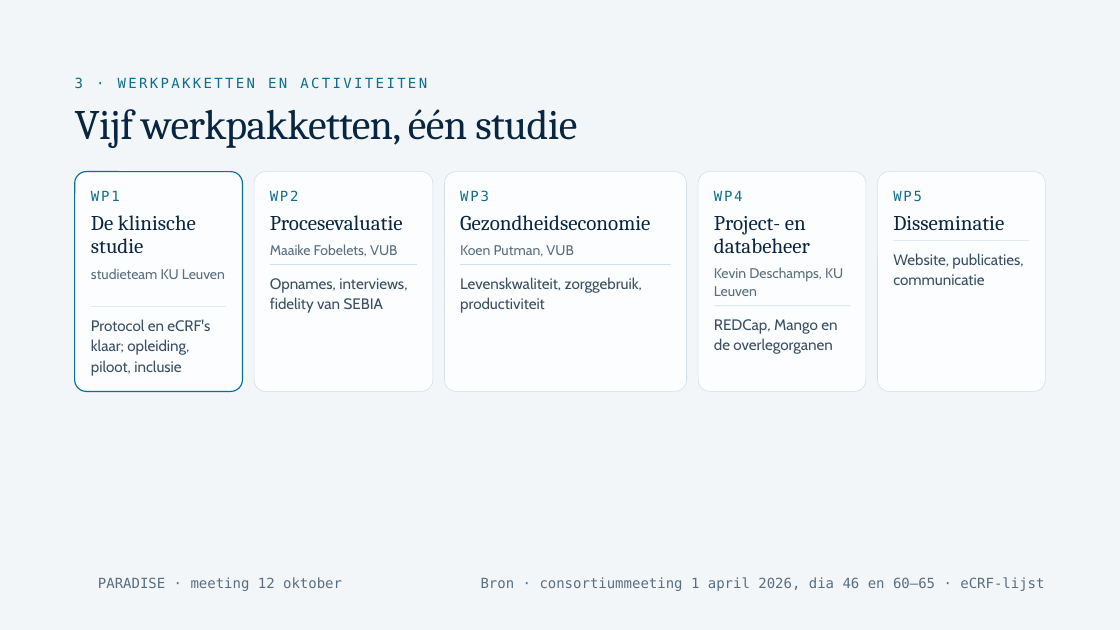
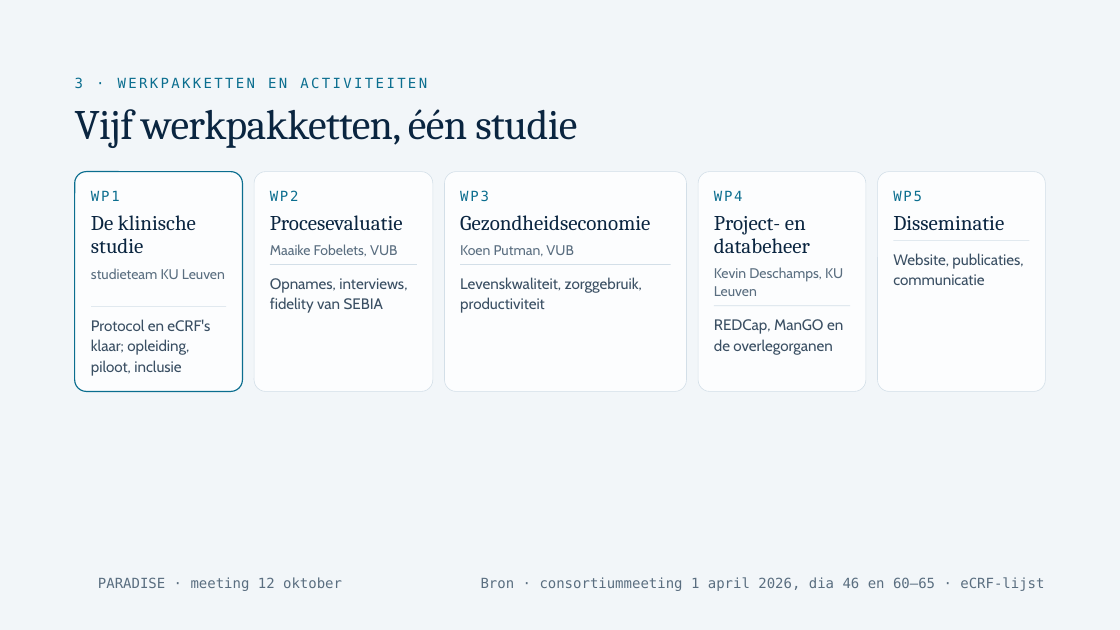
Before and after one commit to Dellfs/paradise-project, a slide deck: slide 13 of PARADISE_presentatie/webdecks/PARADISE_voetklinieken_12okt.pptx. Drawn at 1120x630 pixels with LibreOffice and Linux fonts; fonts in the diff are those of the drawing; background and template pictures are left out. Boxes give left, top, right and bottom in pixels: in the first picture for what was removed or moved away, otherwise in the second. Text is boxed around its words. In the diff, an @@ line names an element or a change of style, - is before the commit and + after.

```diff
--- a/PARADISE_presentatie/webdecks/PARADISE_voetklinieken_12okt.pptx
+++ b/PARADISE_presentatie/webdecks/PARADISE_voetklinieken_12okt.pptx
@@ text at [714,319,843,354]: text changed @@
-REDCap, Mango en de overlegorganen
+REDCap, ManGO en de overlegorganen
```
Also in this commit, not shown: 3 other slides changed, 1 slide added.
